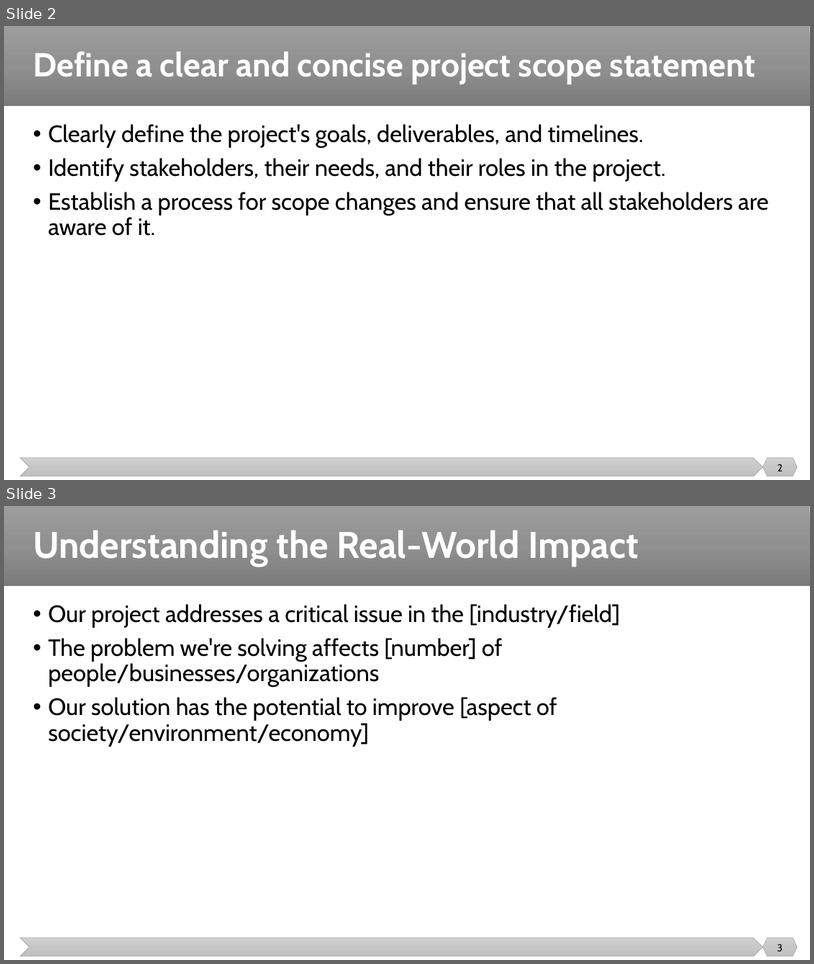
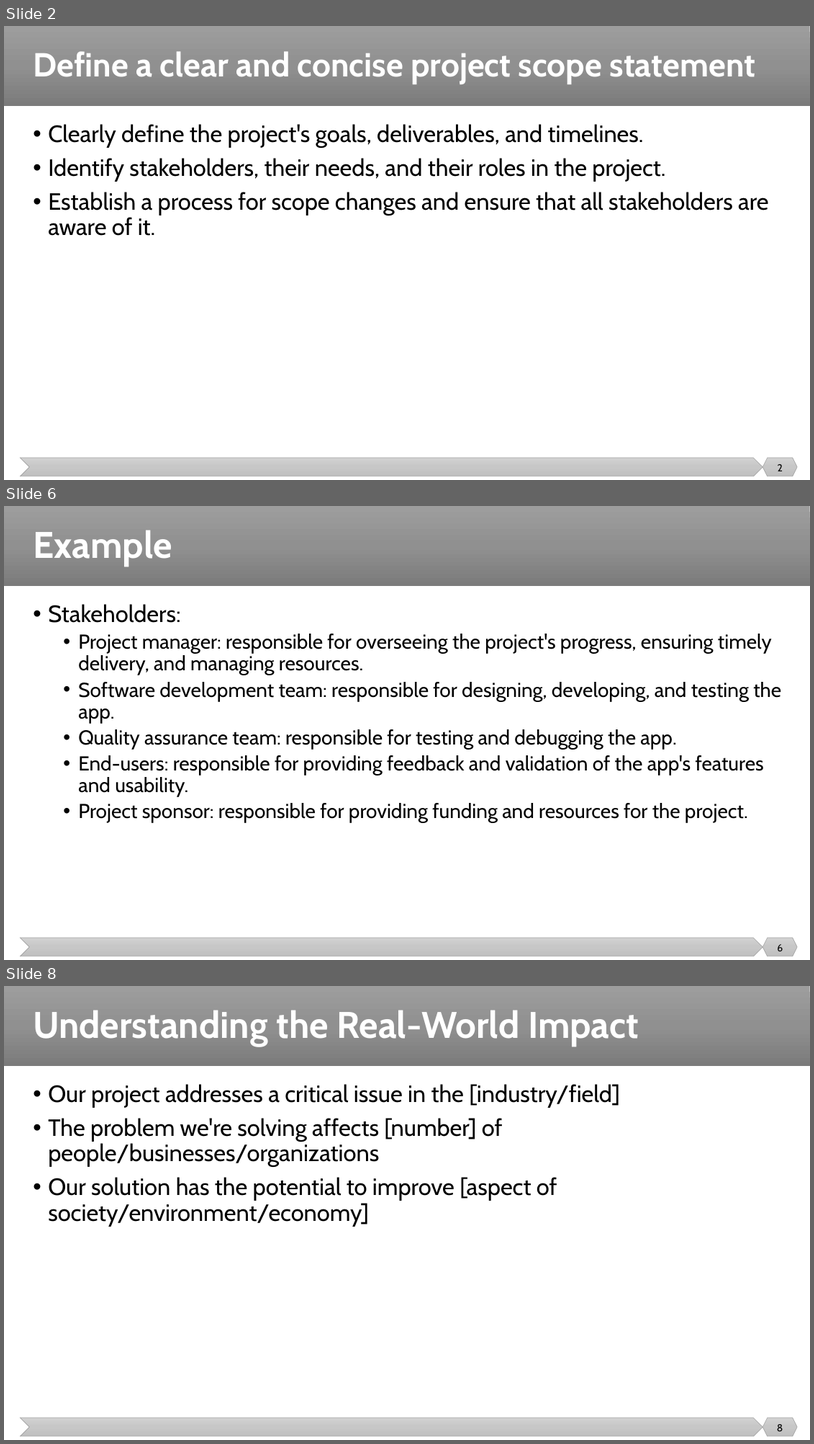
Before and after one commit to malenezi/malenezi, a slide deck: SE499/Lectures/8/Best Practices.pptx. Shown one above the other, each under a label of ours: slides 2 and 3 before the commit, slides 2, 6 and 8 after it; the slides between them are not shown. The pictures are 814x964 and 814x1444 pixels, drawn with LibreOffice and Linux fonts; fonts in the diff are those of the drawing. Boxes give left, top, right and bottom in pixels: in the first picture for what was removed or moved away, otherwise in the second. Text is boxed around its words. In the diff, an @@ line names an element or a change of style, - is before the commit and + after.

```diff
--- a/SE499/Lectures/8/Best Practices.pptx
+++ b/SE499/Lectures/8/Best Practices.pptx
@@ slide 6 added at (x1=4, y1=506, x2=810, y2=960), background #FFFFFF; not listed: 3 template elements that a slide beside it also shows @@
@@ title added at (x1=33, y1=530, x2=172, y2=566), 44 pt, text #FFFFFF, bold @@
+Example
@@ text added at (x1=48, y1=604, x2=782, y2=823), 24 pt, text #000000 @@
+• Stakeholders:
+  • Project manager: responsible for overseeing the project's progress, ensuring timely delivery, and managing resources.
+  • Software development team: responsible for designing, developing, and testing the app.
+  • Quality assurance team: responsible for testing and debugging the app.
+  • End-users: responsible for providing feedback and validation of the app's features and usability.
+  • Project sponsor: responsible for providing funding and resources for the project.
@@ page number added at (x1=777, y1=944, x2=783, y2=951), 12 pt, text #000000 @@
+6
@@ what was slide 3 is now slide 8 @@
@@ page number at (x1=777, y1=1424, x2=784, y2=1431): text changed @@
-3
+8
```
Also in this commit, not shown: 5 other slides added, 8 other files.
